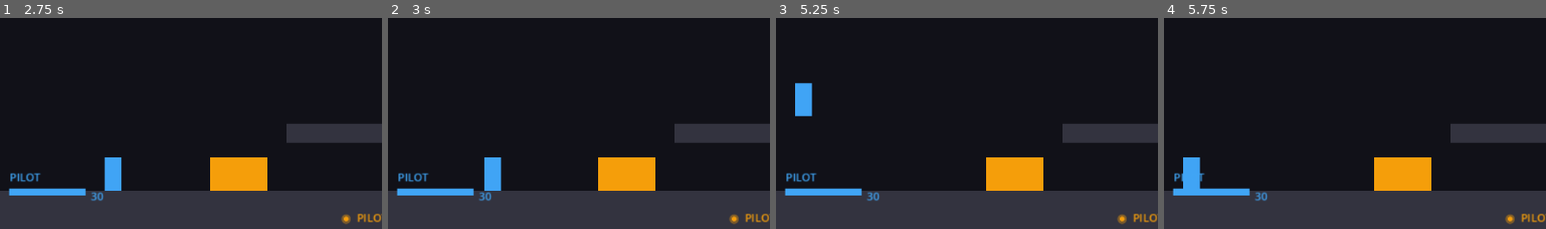
Above: before the commit, frames 1-4 (left to right).
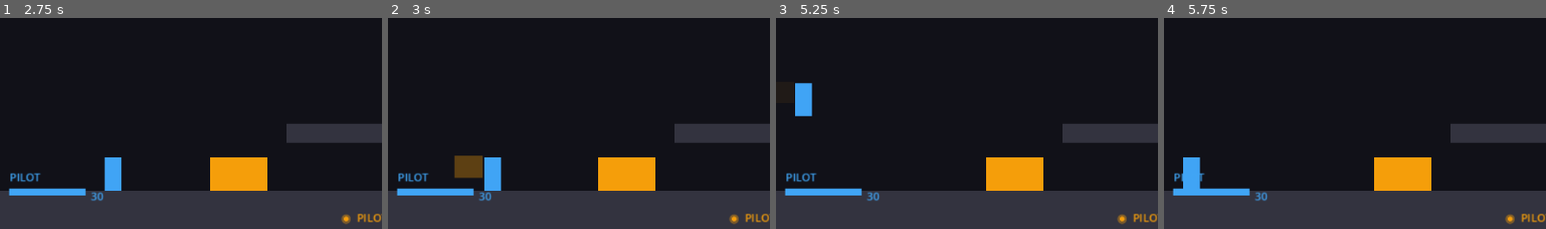
Above: after the commit, the same moments.

Repository: readycheck-studios/steeleternal
Game: Godot game, scene res://scenes/levels/TestRoom.tscn
Two runs of this game, one before a commit and one after it. Both use one fixed random seed, a clock stepped at 60 frames per second and the inputs below.
Inputs (mouse positions are % of the whole screen's width and height, from its top left):
- Up to frame 1 (2.75 s): move the mouse to (72, 44) at 0.52 s; press the mouse at (72, 44) at 0.53 s; hold E (h_phase_right) 0.53-2.03 s; tap W (p_jump) at 0.77, 1.52 s; move the mouse to (30, 54) at 1.27 s; release the mouse at (30, 54) at 1.28 s; tap Space (p_interact) at 1.35 s; move the mouse to (60, 27) at 2.02 s; hold A (p_move_left) from 2.03 s (still down); hold Q (p_utility) from 2.03 s (still down)
- Up to frame 2 (3 s): move the mouse to (45, 70) at 2.77 s; release A (p_move_left) at 2.78 s; release Q (p_utility) at 2.78 s; hold E (h_phase_right) from 2.78 s (still down); click (45, 70) at 2.85 s
- Up to frame 3 (5.25 s): tap W (p_jump) at 3.02, 3.77, 4.52 s; move the mouse to (80, 64) at 3.52 s; hold Space (p_interact) 3.53-4.28 s; move the mouse to (20, 34) at 4.27 s; release E (h_phase_right) at 4.28 s; hold A (p_move_left) 4.28-5.03 s; tap Q (p_utility) at 4.35 s; move the mouse to (55, 49) at 5.02 s; press the mouse at (55, 49) at 5.03 s; hold E (h_phase_right) from 5.03 s (still down)
- Up to frame 4 (5.75 s): keep holding E (h_phase_right)
The pictures show only the part of the screen within x 0-50%, y 50-100%; the shares and areas given below are measured in that part.

Frame 1 is identical in both runs. In frame 2, 0.8% of the frame differs, in the area x 17-25%, y 65-77%; in frame 3, less than 0.1%; in frame 4, nothing differs.

Commit message:
feat: Data-Spike visual flash + synchronous hit detection
- Replace Area2D body_entered approach with PhysicsShapeQueryParameters2D
  intersect_shape() — fires instantly, catches enemies already in range,
  no signal timing gaps
- Remove Area2D, _spike_active, _create_spike_hitbox, _on_spike_hit
- Add _draw() override: amber rectangle fades out over 0.2s at exact
  hitbox position, flips with _facing — player can see swing and range
- queue_redraw() called each frame during flash only (no idle cost)

Co-Authored-By: Claude Sonnet 4.6 <noreply@anthropic.com>

Diff:
--- a/godot/scripts/player/jason.gd
+++ b/godot/scripts/player/jason.gd
@@ -13,9 +13,10 @@
 const JUMP_BUFFER_TIME: float = 0.1
 const MAX_HP: float = 30.0
 
-const SPIKE_COOLDOWN: float = 0.8      # Seconds between Data-Spike uses
-const SPIKE_ACTIVE_TIME: float = 0.15  # How long the hitbox stays live
-const SPIKE_STUN_DURATION: float = 3.0 # How long the target is stunned
+const SPIKE_COOLDOWN: float = 0.8       # Seconds between Data-Spike uses
+const SPIKE_STUN_DURATION: float = 3.0  # How long the target is stunned
+const SPIKE_VISUAL_TIME: float = 0.20   # How long the amber flash stays visible
+const SPIKE_COLOR := Color(0.961, 0.620, 0.043, 0.80)  # Amber flash
 
 var hp: float = MAX_HP
 var is_hacking: bool = false
@@ -23,10 +24,9 @@
 var _coyote_timer: float = 0.0
 var _jump_buffer_timer: float = 0.0
 var _was_on_floor: bool = false
-var _facing: float = 1.0        # 1.0 = right, -1.0 = left
+var _facing: float = 1.0         # 1.0 = right, -1.0 = left
 var _spike_cooldown: float = 0.0
-var _spike_active: float = 0.0
-var _spike_hitbox: Area2D
+var _spike_draw_timer: float = 0.0
 
 var _gravity: float = ProjectSettings.get_setting("physics/2d/default_gravity")
 
@@ -35,21 +35,6 @@
 	collision_layer = 4   # Layer 3
 	collision_mask = 81   # World(1) + NeuralVents(16) + Enemies(64)
 	visible = false
-	_create_spike_hitbox()
-
-
-func _create_spike_hitbox() -> void:
-	_spike_hitbox = Area2D.new()
-	_spike_hitbox.collision_layer = 0
-	_spike_hitbox.collision_mask = 64  # Enemies only
-	_spike_hitbox.monitoring = false
-	var shape_node := CollisionShape2D.new()
-	var rect := RectangleShape2D.new()
-	rect.size = Vector2(24, 18)
-	shape_node.shape = rect
-	_spike_hitbox.add_child(shape_node)
-	add_child(_spike_hitbox)
-	_spike_hitbox.body_entered.connect(_on_spike_hit)
 
 
 func _physics_process(delta: float) -> void:
@@ -105,29 +90,42 @@
 
 func _handle_data_spike(delta: float) -> void:
 	_spike_cooldown = maxf(_spike_cooldown - delta, 0.0)
-	if _spike_active > 0.0:
-		_spike_active -= delta
-		if _spike_active <= 0.0:
-			_spike_hitbox.monitoring = false
-		return
+	if _spike_draw_timer > 0.0:
+		_spike_draw_timer = maxf(_spike_draw_timer - delta, 0.0)
+		queue_redraw()
 	if _spike_cooldown <= 0.0 and not is_hacking \
 			and Input.is_action_just_pressed("p_attack"):
 		_fire_data_spike()
 
 
 func _fire_data_spike() -> void:
-	# Centre the hitbox 20px in front of Jason at chest height
-	_spike_hitbox.position = Vector2(_facing * 20.0, -6.0)
-	_spike_hitbox.monitoring = true
-	_spike_active = SPIKE_ACTIVE_TIME
 	_spike_cooldown = SPIKE_COOLDOWN
+	_spike_draw_timer = SPIKE_VISUAL_TIME
+	queue_redraw()
+	# Synchronous shape query — fires instantly, catches enemies already in range
+	var params := PhysicsShapeQueryParameters2D.new()
+	var rect := RectangleShape2D.new()
+	rect.size = Vector2(24, 18)
+	params.shape = rect
+	params.transform = Transform2D(0.0, global_position + Vector2(_facing * 20.0, -6.0))
+	params.collision_mask = 64  # Enemies only
+	params.exclude = [get_rid()]
+	for hit in get_world_2d().direct_space_state.intersect_shape(params):
+		var body: Node = hit["collider"]
+		if body.has_method("stun"):
+			body.stun(SPIKE_STUN_DURATION)
+			Events.on_data_spike_hit.emit()
+			Events.on_screen_shake.emit(0.25)
 
 
-func _on_spike_hit(body: Node) -> void:
-	if body.has_method("stun"):
-		body.stun(SPIKE_STUN_DURATION)
-		Events.on_data_spike_hit.emit()
-		Events.on_screen_shake.emit(0.25)
+func _draw() -> void:
+	if _spike_draw_timer <= 0.0:
+		return
+	# Amber rectangle fades out over SPIKE_VISUAL_TIME — shows exact hit area
+	var alpha := _spike_draw_timer / SPIKE_VISUAL_TIME
+	var col := Color(SPIKE_COLOR.r, SPIKE_COLOR.g, SPIKE_COLOR.b, SPIKE_COLOR.a * alpha)
+	var offset := Vector2(_facing * 20.0, -6.0)
+	draw_rect(Rect2(offset - Vector2(12.0, 9.0), Vector2(24.0, 18.0)), col)
 
 
 # --- Health ---
